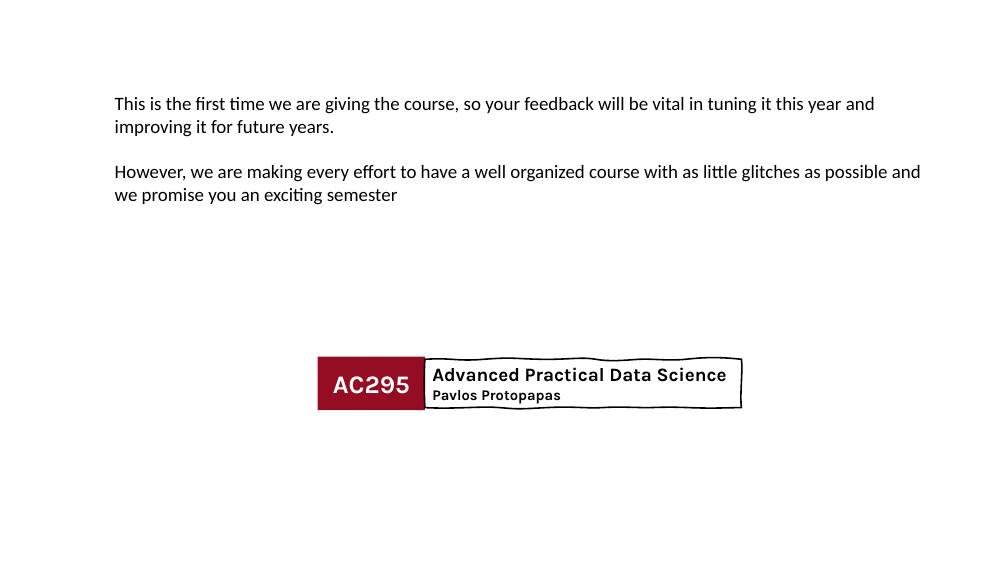
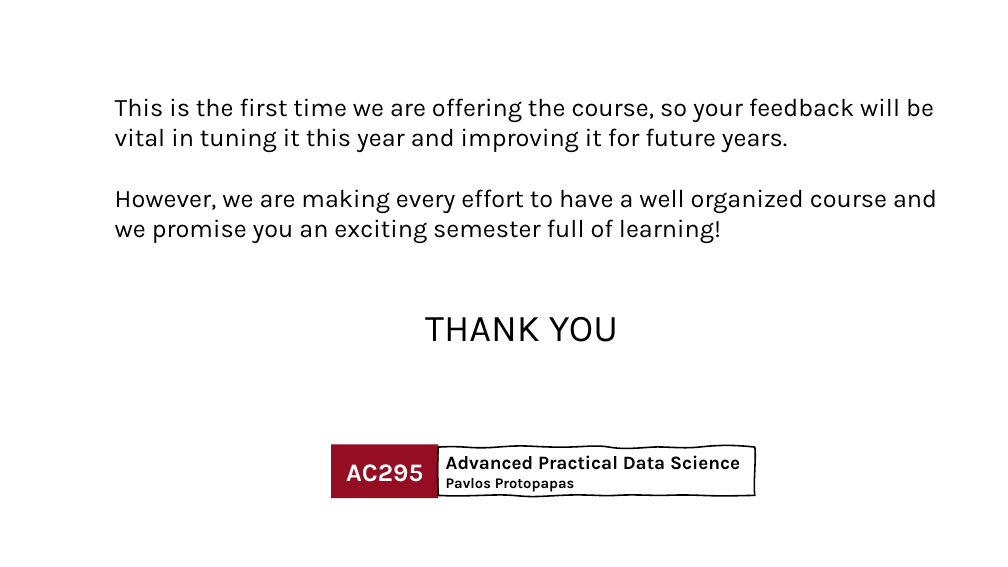
Before and after one commit to Harvard-IACS/2020-AC295, a slide deck: slide 23 of content/lectures/lecture1/presentation/lecture1.pptx (slide 22 before the commit). Drawn at 1008x567 pixels with LibreOffice and Linux fonts; fonts in the diff are those of the drawing. Boxes give left, top, right and bottom in pixels: in the first picture for what was removed or moved away, otherwise in the second. Text is boxed around its words. In the diff, an @@ line names an element or a change of style, - is before the commit and + after.

```diff
--- a/content/lectures/lecture1/presentation/lecture1.pptx
+++ b/content/lectures/lecture1/presentation/lecture1.pptx
@@ text at (115, 98, 937, 342): text changed; size 18 to 24 pt; font Calibri to Karla @@
-This is the first time we are giving the course, so your feedback will be vital in tuning it this year and improving it for future years.
-However, we are making every effort to have a well organized course with as little glitches as possible and we promise you an exciting semester
+This is the first time we are offering the course, so your feedback will be vital in tuning it this year and improving it for future years.
+However, we are making every effort to have a well organized course and we promise you an exciting semester full of learning!
+THANK YOU
@@ 1 text, 1 freeform shape, 1 rectangle: place and size @@
-1 text, 1 freeform shape, 1 rectangle at (318, 357, 742, 411)
+1 text, 1 freeform shape, 1 rectangle at (331, 445, 755, 498)
```
Also in this commit, not shown: 9 other slides changed, 1 slide added, 5 other files.
